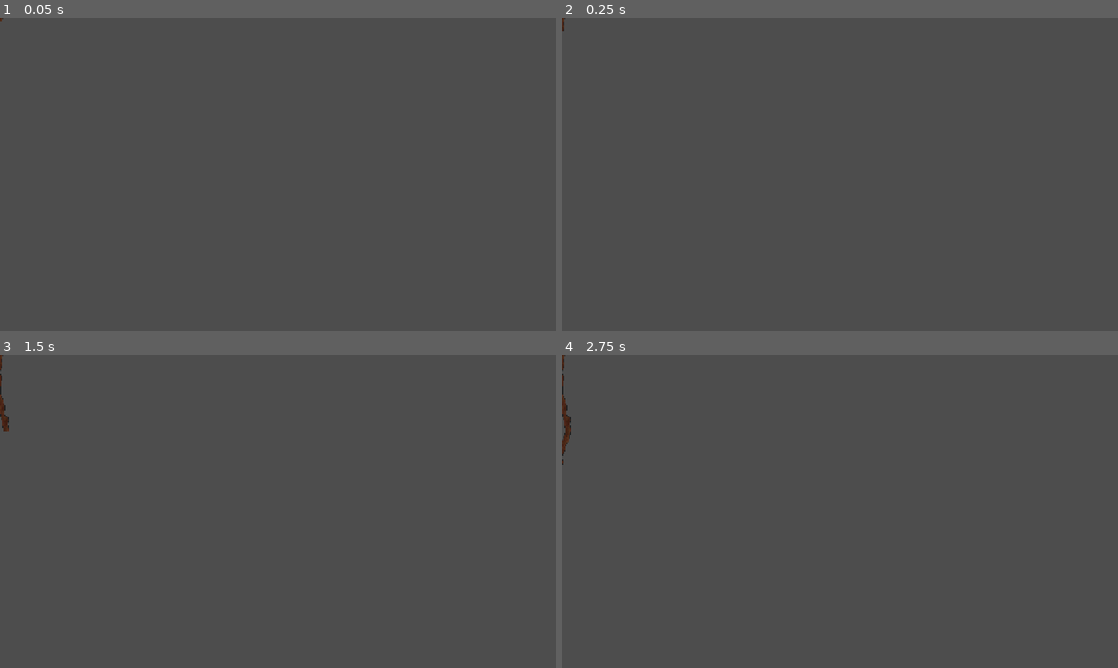
Above: before the commit, frames 1-4 (two rows, left to right).
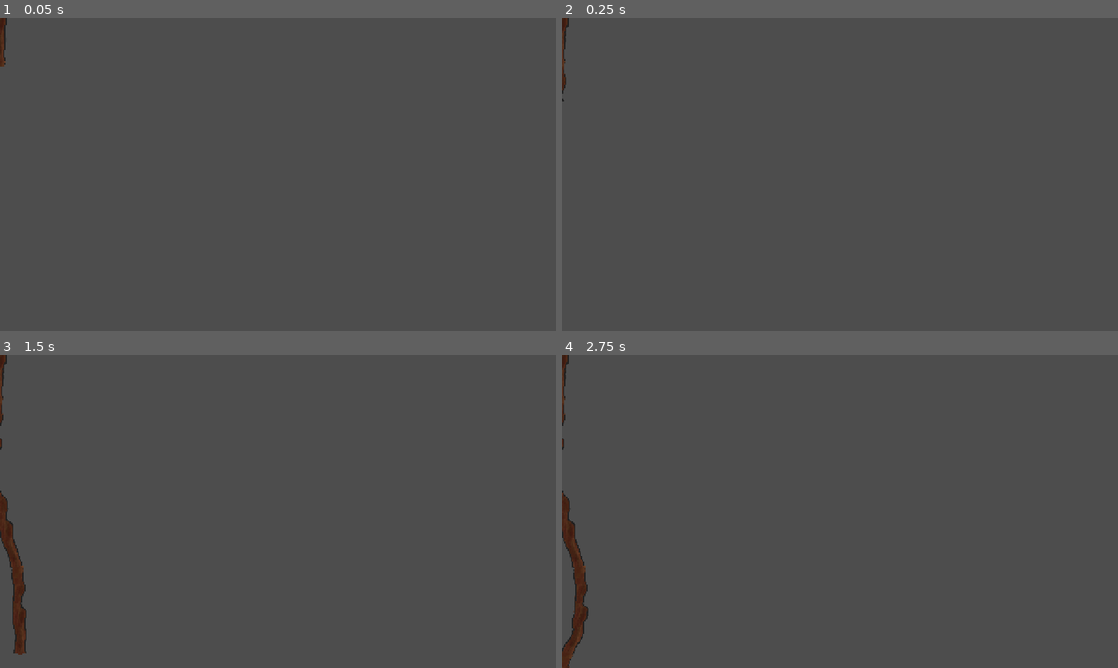
Above: after the commit, the same moments.

Repository: rootless-af/project-root
Game: Godot game, scene res://prefabs/root.tscn
The game is run twice, just before and just after one commit, with the same random seed, the same clock (stepped at 60 frames per second) and the same inputs. This scene is started directly instead of the project's main scene.
Inputs (mouse positions are in pixels of both pictures, inside the frame that each line leads up to):
- Up to frame 1 (0.05 s): no input
- Up to frame 2 (0.25 s): no input
- Up to frame 3 (1.5 s): tap Enter at 0.5 s; move the mouse to (400, 495) at 0.52 s; hold S (camera_down) 0.53-1.28 s; move the mouse to (166, 527) at 1.27 s; tap A (camera_left) at 1.35 s
- Up to frame 4 (2.75 s): tap Space at 2 s; move the mouse to (895, 442) at 2.02 s; hold D (camera_right) from 2.03 s (still down)

The runs differ from the first frame. In frame 1, 0.1% of the frame differs, in the area x 0-2%, y 0-16%; in frame 2, 0.1%; in frame 3, 1.2%; in frame 4, 1.4%, in the area x 0-5%, y 0-100%.

Commit message:
update the root branching to be just better and more performant
so now we are not instantiating new roots to make a branch cuz this was making my pc explode, for real...

Now what we do is we make a root tip and segments so we can control how many branching can happen and whats the chance of it happening. So we are not gonna branch to oblivion.

Diff:
--- a/prefabs/root.tscn
+++ b/prefabs/root.tscn
@@ -5,13 +5,8 @@
 
 [node name="Root" type="Node2D" unique_id=1285881573]
 script = ExtResource("1_734vk")
+root_texture = ExtResource("3_jg706")
 
 [node name="RootLifetime" type="Timer" parent="." unique_id=714939160]
 
 [node name="RootPath" type="Path2D" parent="." unique_id=222678001]
-
-[node name="RootLine" type="Line2D" parent="RootPath" unique_id=784546695]
-texture_repeat = 2
-width = 100.0
-texture = ExtResource("3_jg706")
-texture_mode = 1
--- a/scenes/main.tscn
+++ b/scenes/main.tscn
@@ -1,14 +1,9 @@
 [gd_scene format=3 uid="uid://u08lp1xujarv"]
 
 [ext_resource type="PackedScene" uid="uid://3kk5tnl4ya4j" path="res://scenes/viewport_camera.tscn" id="1_o5qli"]
-[ext_resource type="Texture2D" uid="uid://d1fcfm7kvon81" path="res://assets/textures/prototype_textures/DSCF7863.JPG" id="2_0wfyh"]
 
 [node name="Main" type="Node2D" unique_id=51194236]
 
 [node name="ViewportCamera" parent="." unique_id=1012732459 instance=ExtResource("1_o5qli")]
-position = Vector2(-17, 16)
+position = Vector2(640, 360)
 max_zoom = 5.0
-
-[node name="Sprite2D" type="Sprite2D" parent="." unique_id=636301301]
-position = Vector2(1344, 1092)
-texture = ExtResource("2_0wfyh")
--- a/scripts/root.gd
+++ b/scripts/root.gd
@@ -1,107 +1,254 @@
 extends Node2D
 
 # -- Refs --
-@onready var root_path: Path2D = $RootPath;
+#@onready var root_path: Path2D = $RootPath;
 @onready var root_lifetime: Timer = $RootLifetime
-@onready var root_line: Line2D = $RootPath/RootLine
+#@onready var root_line: Line2D = $RootPath/RootLine
 
 # -- Growth --
 
 @export var growth_speed: float = 400.0;
-@export var growth_interval: float = 0.005;
-
-var growth_timer: float = 0.0;
+#@export var growth_interval: float = 0.005;
+@export var segment_length: float = 8.0;
+@export var max_active_tips: int = 10;
+
+#var growth_timer: float = 0.0;
+
+# -- Rendering --
+
+@export var root_texture: Texture2D;
+@export var root_width: float = 200.0;
 
 # -- Root shape --
 
-@export var downward_bias: float = 1.0;
-@export var randomness: float = 15.0;
-
-var root_direction := Vector2(0,1);
+#@export var downward_bias: float = 1.0;
+@export var randomness: float = 0.15;
+
+#var root_direction := Vector2(0,1);
 
 # -- Genetics -- ( W I P )
 
-@export var max_depth: float = 1000.0;
+@export var max_depth: float = 2000.0;
 @export var rock_penetration: float = 0.0;
 @export var clay_penetration: float = 0.0;
 
 @export_range(0.0,1.0)
 var direction_stability: float = 0.85; # How strongly the root prefers to go downward
 
+@export_range(0.0,1.0)
+var split_chance: float = 0.01;
+
 # -- State --
 
+var root_tips: Array[RootTip] = [];
+var segments: Array[RootSegment] = [];
+
 var current_depth: float = 0.0;
+var total_length: float = 0.0;
 var is_growing: bool = false;
-var current_direction := Vector2(0,1);
+
+#var current_direction := Vector2(0,1);
 
 func _ready() -> void:
 	setup_root();
 	root_lifetime.timeout.connect(_on_lifetime_finished)
 
 func setup_root() -> void:
-	var curve := Curve2D.new()
+	root_tips.clear();
+	segments.clear();
+
+	var main_line := create_root_line();
+	main_line.add_point(Vector2.ZERO);
+	#var curve := Curve2D.new()
 
 	# Starting point
-	curve.add_point(Vector2.ZERO);
-	root_path.curve = curve;
-	root_line.clear_points();
-	root_line.add_point(Vector2.ZERO);
+	#curve.add_point(Vector2.ZERO);
+	#root_path.curve = curve;
+	#root_line.clear_points();
+	#root_line.add_point(Vector2.ZERO);
+
+	var main_tip := RootTip.new(
+		Vector2.ZERO,
+		Vector2.DOWN,
+		main_line
+	)
+
+	root_tips.append(main_tip)
 
 	is_growing = true;
+
+func create_root_line() -> Line2D:
+	var line := Line2D.new();
+
+	line.width = root_width;
+	line.texture = root_texture;
+	line.texture_repeat = CanvasItem.TEXTURE_REPEAT_ENABLED;
+
+	line.texture_mode = Line2D.LINE_TEXTURE_TILE;
+	line.joint_mode = Line2D.LINE_JOINT_ROUND;
+	line.begin_cap_mode = Line2D.LINE_CAP_ROUND;
+	line.end_cap_mode =Line2D.LINE_CAP_ROUND;
+
+	add_child(line);
+	return line;
 
 func _process(delta: float) -> void:
 	if not is_growing:
 		return;
 
-	growth_timer += delta;
-
-	if growth_timer >= growth_interval:
-		growth_timer -= growth_interval;
-		grow();
-
-func grow() -> void:
-	var curve := root_path.curve;
-
-	if curve == null:
+	grow(delta);
+
+func grow(delta: float) -> void:
+	var tip_count := root_tips.size();
+
+	for i in range(tip_count):
+		var tip := root_tips[i];
+
+		if not tip.growing:
+			continue;
+
+		grow_tip(tip, delta);
+
+	#var curve := root_path.curve;
+
+	#if curve == null:
+	#	return;
+
+	#var last_point := curve.get_point_position(curve.point_count - 1);
+
+	#var direction := calculate_growth_direction();
+
+	# Calculate next position
+
+	#var movement := direction * growth_interval * growth_speed;
+	#var next_point := last_point + movement;
+
+	# Check maximimum deapth
+
+	#current_depth = next_point.y;
+
+	#if(current_depth >= max_depth):
+	#	stop_growth();
+	#	return;
+
+	# Add point
+	#curve.add_point(next_point)
+	#root_line.add_point(next_point)
+
+	# Branching
+	#if randf() < split_chance:
+	#	create_branch(next_point,direction);
+
+func grow_tip(tip: RootTip, delta: float) -> void:
+	tip.previous_position = tip.position;
+
+	var direction := calculate_growth_direction(tip);
+
+	var movement := direction * growth_speed * delta;
+
+	var next_position := tip.position + movement;
+
+	# Max depth
+	if next_position.y >= max_depth:
+		tip.growing = false;
 		return;
 
-	var last_point := curve.get_point_position(curve.point_count - 1);
-
-	var direction := calculate_growth_direction();
-
-	# Calculate next position
-
-	var movement := direction * growth_interval * growth_speed;
-	var next_point := last_point + movement;
-
-	# Check maximimum deapth
-
-	current_depth = next_point.y;
-
-	if(current_depth >= max_depth):
-		stop_growth();
+	# Update tip
+	tip.position = next_position;
+	tip.distance_since_segment += movement.length();
+
+	# Create geometry
+	if tip.distance_since_segment >= segment_length:
+		create_segment(tip);
+
+		tip.distance_since_segment = 0.0;
+
+	current_depth = max(
+		current_depth,
+		next_position.y
+	);
+
+func calculate_growth_direction(tip: RootTip) -> Vector2:
+	var random_angle := randf_range(
+		-randomness,
+		randomness
+	);
+
+	tip.direction = tip.direction.rotated(random_angle);
+
+	# Downwards bias
+	if tip.direction.y < 0.5:
+		tip.direction.y = 0.5;
+
+	tip.direction = tip.direction.normalized();
+
+	return tip.direction;
+
+func create_branch(position: Vector2, parent_direction: Vector2) -> void:
+	if root_tips.size() >= max_active_tips:
 		return;
 
-	# Add point
-	curve.add_point(next_point)
-	root_line.add_point(next_point)
-
-func calculate_growth_direction() -> Vector2:
-	var random_angle := randf_range(
-		-0.15,
-		0.15
-	);
-
-	current_direction = current_direction.rotated(random_angle)
-
-	# Downwards bias
-	if current_direction.y < 0.5:
-		current_direction.y = 0.5;
-
-	return current_direction.normalized();
+	var branch_direction := parent_direction.rotated(
+		randf_range(-0.8,0.8)
+	);
+
+	branch_direction.y = abs(branch_direction.y);
+
+	branch_direction = branch_direction.normalized();
+	var branch_line := create_root_line();
+	branch_line.add_point(position);
+
+	var branch := RootTip.new(
+		position,
+		branch_direction,
+		branch_line
+	);
+
+	root_tips.append(branch);
+
+func create_segment(tip: RootTip) -> void:
+	var segment := RootSegment.new(
+		tip.previous_position,
+		tip.position
+	);
+
+	segments.append(segment);
+
+	total_length += segment.length;
+
+	# Render
+	tip.line.add_point(tip.position);
+
+	# Branching
+	if randf() < split_chance:
+		create_branch(tip.position, tip.direction);
 
 func stop_growth() -> void:
 	is_growing = false;
 
 func _on_lifetime_finished() -> void:
 	stop_growth();
+
+class RootTip:
+	var position: Vector2;
+	var previous_position: Vector2;
+	var direction: Vector2;
+	var line: Line2D;
+	var growing: bool = true;
+	var distance_since_segment: float = 0.0;
+
+	func _init(start_position: Vector2, start_direction: Vector2, start_line: Line2D):
+		position = start_position;
+		previous_position = start_position;
+		direction = start_direction;
+		line = start_line;
+
+class RootSegment:
+	var start: Vector2;
+	var end: Vector2;
+	var length: float
+
+	func _init(start_position: Vector2, end_position: Vector2):
+		start = start_position;
+		end = end_position;
+		length = start.distance_to(end);
